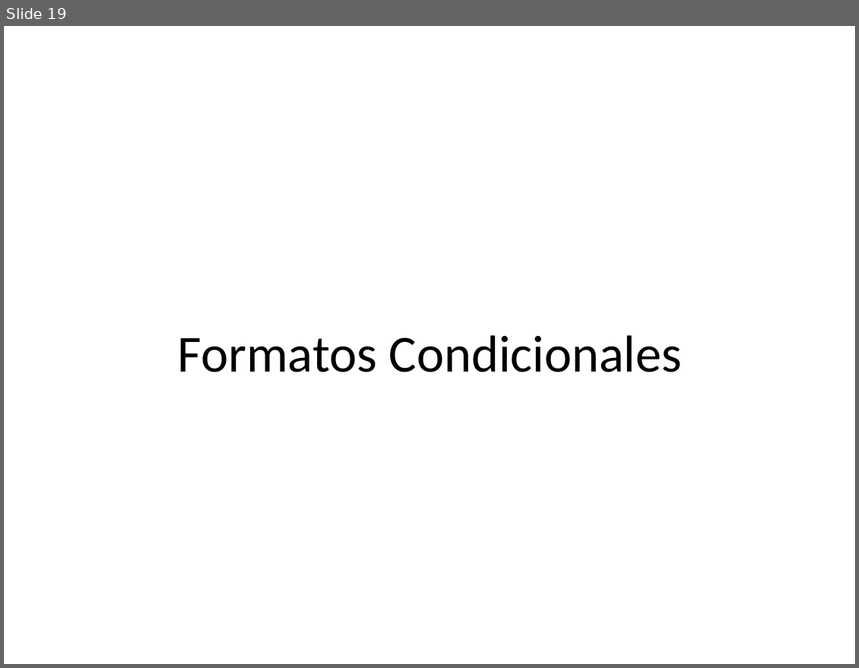
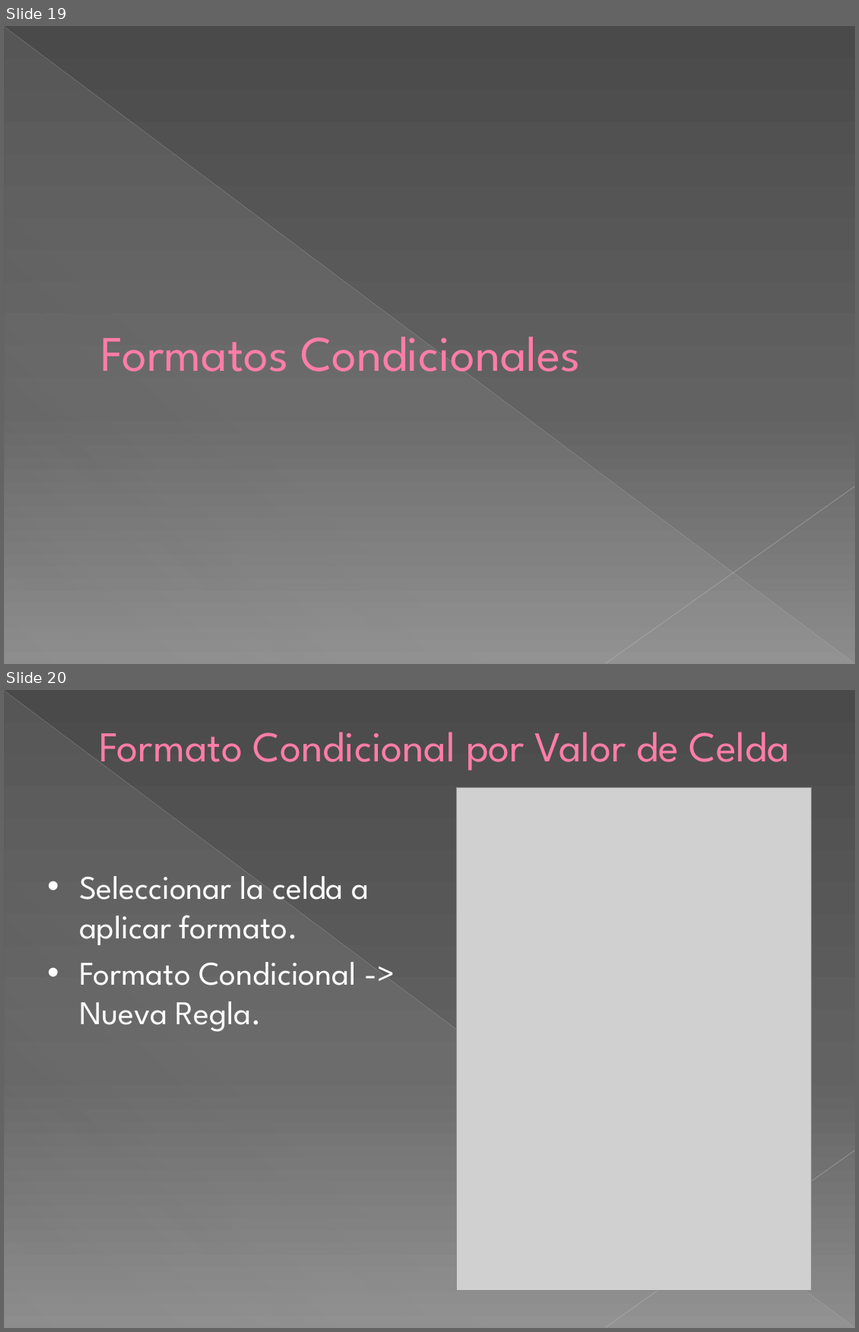
Before and after one commit to kleberloayzacastro/universidad, a slide deck: 2015-2016/clases/computacion_aplicada_2/clase_1/clase1.pptx. Shown one above the other, each under a label of ours: slide 19 before the commit, slides 19 and 20 after it. The pictures are 859x668 and 859x1332 pixels, drawn with LibreOffice and Linux fonts; fonts in the diff are those of the drawing; grey boxes stand for pictures. Boxes give left, top, right and bottom in pixels: in the first picture for what was removed or moved away, otherwise in the second. Text is boxed around its words. In the diff, an @@ line names an element or a change of style, - is before the commit and + after.

```diff
--- a/2015-2016/clases/computacion_aplicada_2/clase_1/clase1.pptx
+++ b/2015-2016/clases/computacion_aplicada_2/clase_1/clase1.pptx
@@ slide 20 added at [4,690,855,1328], background gradient #4A4A4A to #626262 to #8C8C8C; not listed: 3 template elements that a slide beside it also shows @@
@@ title added at [99,732,790,771], 36 pt, text #FF7DA7 @@
+Formato Condicional por Valor de Celda
@@ picture added at [456,788,811,1291] @@
@@ text added at [79,876,369,1032], 28 pt, text #FFFFFF @@
+• Seleccionar la celda a aplicar formato.
+• Formato Condicional -> Nueva Regla.
@@ slide 19 changed as well @@
@@ background #FFFFFF to gradient #4A4A4A to #626262 to #8C8C8C @@
@@ line added from (4, 27) to (854, 664), #BFBFBF 0.39 pt @@
@@ right triangle added at [5,28,854,664], fill gradient #D2D2D2 @@
@@ title "Formatos Condicionales" at [101,337,580,372]: size 44 to 42 pt, font Calibri to League Spartan, text colour #000000 to #FF7DA7, letter outline none to #B12761 0.5 pt; alignment centre to left; indent changed @@
@@ line added from (855, 487) to (606, 664), #C6C6C6 0.47 pt @@
```
Also in this commit, not shown: 18 other slides changed, 3 other slides added, 1 slide removed, 3 other files.
